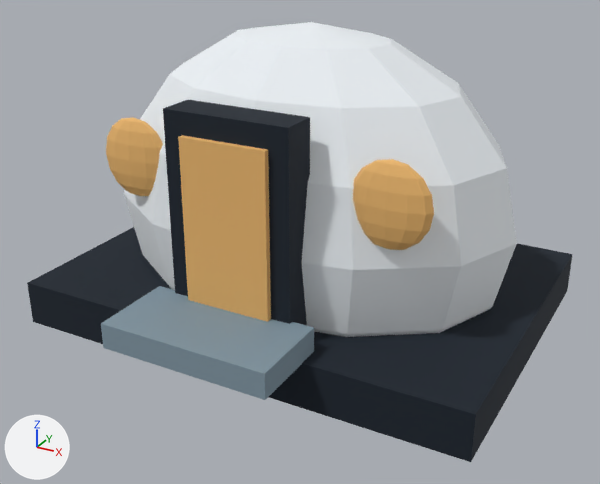
The glTF model public/assets/models/station-hatch.glb: old version first, new version second.
One viewpoint serves both versions: a 50 mm camera at (1.99, -3.73, 2.58) aimed at (0.05, -0.2, 0.82). The axes (+X, +Y, +Z) are drawn at lower left. The lights are the same throughout. The first picture is the older version. Where no turn or scale is listed for an object, it has been applied to the vertices. Vertices at exactly the same position are counted once.

The first picture shows 'door-rim', 'foundation', 'habitat-shell', 'step', 'warm-door', 'window', 'window.001'.
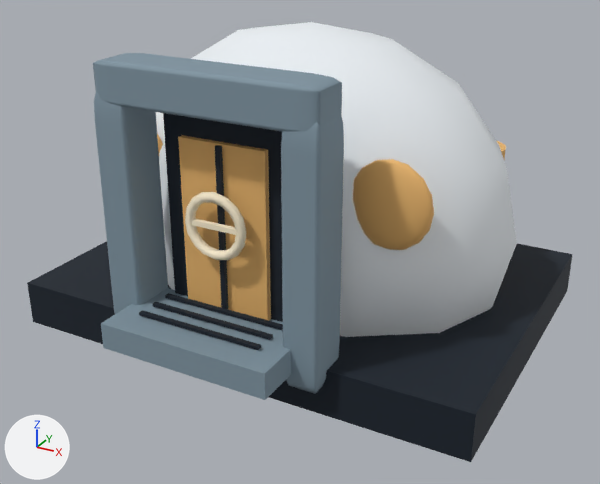
Where the change shows, as pixel boxes (x1, y1, x2, y2) in the pictures (600 x 484 px):
'airlock-jamb.001', added
    after: (281, 116, 344, 394)
'lintel', added
    after: (93, 53, 342, 132)
'airlock-jamb', added
    after: (94, 89, 168, 314)
'hatch-wheel', added (beige)
    after: (185, 192, 247, 260)
'door-split', added (black)
    after: (215, 145, 228, 309)
'step-tread.002', added
    after: (139, 310, 261, 350)
'step-tread.001', added
    after: (153, 302, 273, 340)
'step-tread', added
    after: (165, 293, 283, 330)
'wheel-cross', added
    after: (192, 218, 236, 235)
'pressure-canister.001', added (mostly hidden)
    after: (497, 141, 506, 160)
part 1 of me_mesh_1, shading changed
    before: (124, 56, 507, 337)
    after: (156, 56, 507, 337)
'window', unchanged, covered by the edit
    before: (106, 117, 163, 196)
    after: (157, 134, 163, 153)

What the commit changed:
Material 'Material_4' (mat_material_4) is new.
Its base color is (1.0, 0.888, 0.665) (beige #fff2d5).
Its metallic is 0.08.
Its roughness is 0.76.
me_mesh_1 has 93 vertices, 168 faces and spans x -1.13..1.13, y -0.75..0.75, z -0.96..0.96.
me_mesh_1 is used by ob_habitat_shell; location (0.0, 0.0, 0.96).
me_mesh_1 part 1: all faces are now shaded smooth (166 of 168 changed).
Mesh me_mesh_8 is new.
It has 28 vertices, 48 faces and spans x -1.0..1.0, y -1.0..1.0, z -0.5..0.5.
It uses material mat_material_2 (orange #edb96f).
Mesh me_mesh_7 is new.
It is a box spanning x -0.12..0.12, y -0.012..0.012, z -0.012..0.012.
It uses material mat_material_4 (beige #fff2d5).
Mesh me_mesh_6 is new.
It has 102 vertices, 160 faces and spans x -0.165..0.165, y -0.024..0.024, z -0.165..0.165.
It uses material mat_material_4 (beige #fff2d5).
Mesh me_mesh_5 is new.
It has 56 vertices, 108 faces and spans x -0.5..0.5, y -0.5..0.5, z -0.5..0.5.
It uses material mat_material_3 (greyish blue #8297a4).
Object 'step-tread.002' (ob_step_tread_002) is new; it shows me_mesh_0.
Its parent is ob_station_hatch.
Its location is (0.0, -1.07, 0.71).
Its scale is (0.65, 0.025, 0.014).
Object 'step-tread.001' (ob_step_tread_001) is new; it shows me_mesh_0.
Its parent is ob_station_hatch.
Its location is (0.0, -0.97, 0.71).
Its scale is (0.65, 0.025, 0.014).
Object 'step-tread' (ob_step_tread) is new; it shows me_mesh_0.
Its parent is ob_station_hatch.
Its location is (0.0, -0.87, 0.71).
Its scale is (0.65, 0.025, 0.014).
Object 'pressure-canister.001' (ob_pressure_canister_001) is new; it shows me_mesh_8.
Its parent is ob_station_hatch.
Its location is (0.72, 0.58, 0.87).
Its scale is (0.16, 0.16, 0.73).
Object 'wheel-cross' (ob_wheel_cross) is new; it shows me_mesh_7.
Its location is (0.0, -0.9, 1.15).
Object 'hatch-wheel' (ob_hatch_wheel) is new; it shows me_mesh_6.
Its location is (0.0, -0.9, 1.15).
Object 'door-split' (ob_door_split) is new; it shows me_mesh_0.
Its parent is ob_station_hatch.
Its location is (0.0, -0.85, 1.11).
Its scale is (0.025, 0.02, 0.8).
Object 'lintel' (ob_lintel) is new; it shows me_mesh_5.
Its parent is ob_station_hatch.
Its location is (0.0, -0.88, 1.76).
Its scale is (1.12, 0.24, 0.2).
Object 'airlock-jamb.001' (ob_airlock_jamb_001) is new; it shows me_mesh_5.
Its parent is ob_station_hatch.
Its location is (0.48, -0.88, 1.11).
Its scale is (0.18, 0.24, 1.25).
Object 'airlock-jamb' (ob_airlock_jamb) is new; it shows me_mesh_5.
Its parent is ob_station_hatch.
Its location is (-0.48, -0.88, 1.11).
Its scale is (0.18, 0.24, 1.25).
